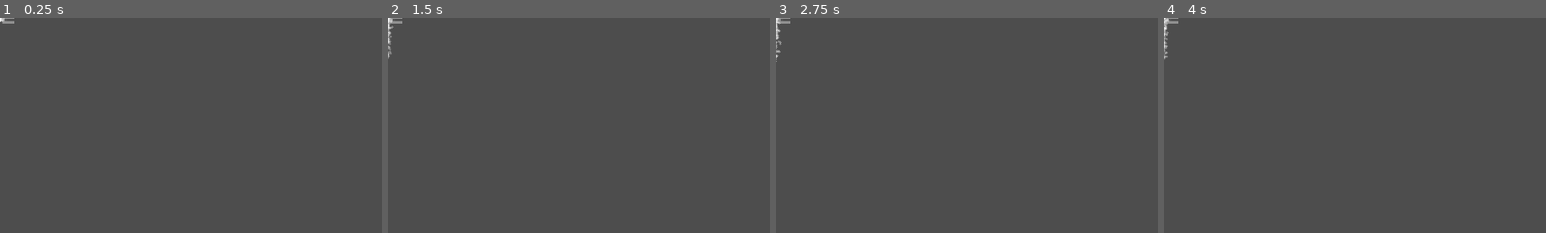
Above: before the commit, frames 1-4 (left to right).
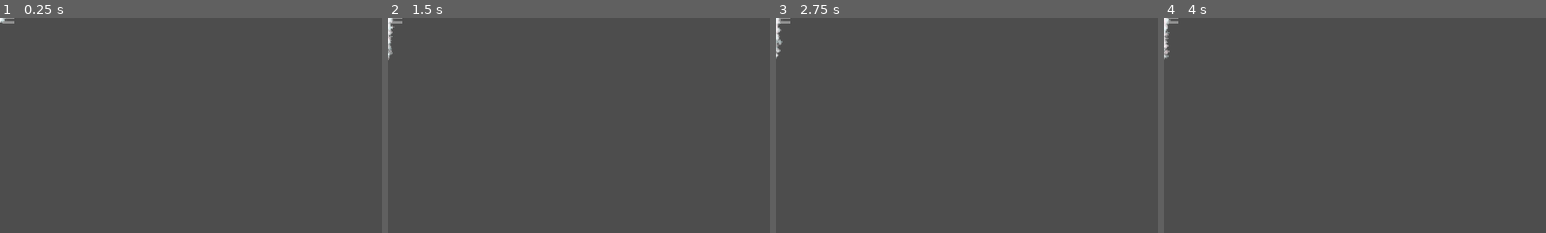
Above: after the commit, the same moments.

Repository: Euangg/SpotLight_ItTakesTwo
Game: Godot game, scene res://element/Bullet.tscn
The game is run twice, just before and just after one commit, with the same random seed, the same clock (stepped at 60 frames per second) and the same inputs. The project has no main scene, so this scene is started directly.
Inputs:
- Up to frame 1 (0.25 s): no input
- Up to frame 2 (1.5 s): tap Enter at 0.5 s; tap Space at 1.25 s
- Up to frame 3 (2.75 s): tap Enter at 2 s
- Up to frame 4 (4 s): tap Space at 2.75 s; tap Enter at 3.5 s
The pictures show only the part of the screen within x 0-50%, y 0-50%; the shares and areas given below are measured in that part.

The runs differ from the first frame. In frame 1, less than 0.1% of the frame differs, in the area x 0-2%, y 0-3%; in frame 2, 0.1%; in frame 3, 0.1%; in frame 4, 0.2%, in the area x 0-2%, y 0-19%.

Commit message:
伤害粒子

Diff:
--- a/Play_Fight.tscn
+++ b/Play_Fight.tscn
@@ -147,6 +147,8 @@
 
 [node name="NodeAmmo" type="Node2D" parent="."]
 
+[node name="NodeParticle" type="Node2D" parent="."]
+
 [node name="Item" parent="." instance=ExtResource("16_pdfe6")]
 position = Vector2(495, 12)
 
--- /dev/null
+++ b/effect/Firework.tscn
@@ -0,0 +1,29 @@
+[gd_scene load_steps=4 format=3 uid="uid://gfjmnunmn1uh"]
+
+[ext_resource type="Texture2D" uid="uid://f8aqg0yli2c4" path="res://assets/white-circle2.png" id="1_nekxo"]
+[ext_resource type="Script" uid="uid://c62m68i68olxa" path="res://effect/firework.gd" id="2_nekxo"]
+
+[sub_resource type="ParticleProcessMaterial" id="ParticleProcessMaterial_4avlm"]
+particle_flag_disable_z = true
+angle_min = -720.0
+angle_max = 720.0
+direction = Vector3(0, 0, 0)
+spread = 180.0
+initial_velocity_min = 10.23
+initial_velocity_max = 323.95
+gravity = Vector3(0, 98, 0)
+scale_max = 2.0
+hue_variation_min = -0.05
+hue_variation_max = 0.05
+
+[node name="Firework" type="GPUParticles2D"]
+emitting = false
+amount = 300
+texture = ExtResource("1_nekxo")
+one_shot = true
+explosiveness = 1.0
+fixed_fps = 60
+process_material = SubResource("ParticleProcessMaterial_4avlm")
+script = ExtResource("2_nekxo")
+
+[connection signal="finished" from="." to="." method="_on_finished"]
--- /dev/null
+++ b/effect/firework.gd
@@ -0,0 +1,12 @@
+extends GPUParticles2D
+
+var timer:float=0
+func _ready() -> void:
+	emitting=true
+
+func _process(delta: float) -> void:
+	timer+=delta
+	modulate.a=1-(timer-0.2)/0.8
+
+func _on_finished() -> void:
+	queue_free()
--- a/element/Bullet.tscn
+++ b/element/Bullet.tscn
@@ -12,6 +12,9 @@
 emission_shape = 1
 emission_sphere_radius = 2.0
 gravity = Vector3(0, 98, 0)
+scale_max = 2.0
+hue_variation_min = -0.02
+hue_variation_max = 0.02
 
 [node name="Bullet" type="Area2D"]
 scale = Vector2(3, 3)
@@ -31,6 +34,7 @@
 amount = 150
 texture = ExtResource("3_8qyqg")
 randomness = 0.1
+fixed_fps = 60
 process_material = SubResource("ParticleProcessMaterial_cua4m")
 
 [node name="Timer" type="Timer" parent="."]
--- a/element/Character.tscn
+++ b/element/Character.tscn
@@ -174,3 +174,6 @@
 stream = ExtResource("3_lcuhw")
 volume_db = 10.0
 pitch_scale = 3.0
+
+[node name="Marker2D_Blood" type="Marker2D" parent="."]
+position = Vector2(0, -28)
--- a/element/bullet.gd
+++ b/element/bullet.gd
@@ -2,7 +2,7 @@
 extends Area2D
 
 const SFX_HIT = preload("res://sfx/sfx_hit.tscn")
-
+const FIREWORK = preload("res://effect/Firework.tscn")
 var velocity:Vector2
 var from:Player
 var stunTime:float
@@ -33,6 +33,10 @@
 			player.f_=power*velocity.normalized()
 			var sfx=SFX_HIT.instantiate()
 			player.add_child(sfx)
+			var blood=FIREWORK.instantiate()
+			blood.position=body.marker_blood.global_position
+			blood.modulate=from.hitModulate
+			Global.nodeParticle.add_child(blood)
 
 
 func _on_timer_timeout() -> void:
--- a/element/character.gd
+++ b/element/character.gd
@@ -34,6 +34,7 @@
 var showGhost:bool=false
 var ghost_timer=0.0
 var ammoModulate=0xffc2c2
+var hitModulate=0xffc2c2
 
 @export var id:int=0
 @export var input_w:StringName
@@ -48,15 +49,18 @@
 @onready var animation_player: AnimationPlayer = $AnimationPlayer
 @onready var timerStun: Timer =$Timer_Stun
 @onready var sfx_run: AudioStreamPlayer2D = $SFX_Run
+@onready var marker_blood: Marker2D = $Marker2D_Blood
 
 func _ready() -> void:
 	match id:
 		0:
 			sprite_2d.texture=CHA_1
 			ammoModulate=0xffc2c2ff
+			hitModulate=0xffaaaaff
 		1:
 			sprite_2d.texture=CHA_2
 			ammoModulate=0xc2c2ffff
+			hitModulate=0xaaaaffff
 	spawnPos_=global_position
 
 func _process(delta: float) -> void:
@@ -169,7 +173,10 @@
 				if Input.is_action_just_pressed(input_w):
 					if skyJumpNum_>0:
 						skyJumpNum_=0
-						Jump()
+						var sfx=SFX_AWAKE.instantiate()
+						add_child(sfx)
+						velocity.y=-400
+						showGhost=true
 			State.FALL:
 				velocity.x=inputX*speedRun
 				if Input.is_action_just_pressed(input_w):
--- a/global.gd
+++ b/global.gd
@@ -3,6 +3,7 @@
 @onready var area_2d: Area2D = $Area2D
 
 var nodeAmmo:Node2D
+var nodeParticle:Node2D
 
 func _on_area_2d_area_exited(area: Bullet) -> void:
 	area.timer.start(2)
--- a/play_fight.gd
+++ b/play_fight.gd
@@ -6,9 +6,11 @@
 @onready var character1: Player = $Character
 @onready var character2: Player = $Character2
 @onready var node_ammo: Node2D = $NodeAmmo
+@onready var node_particle: Node2D = $NodeParticle
 
 func _ready() -> void:
 	Global.nodeAmmo=node_ammo
+	Global.nodeParticle=node_particle
 
 func _physics_process(delta: float) -> void:
 	camera.global_position.y=(character1.global_position.y+character2.global_position.y)/2
Binary file added: assets/white-circle2.png
Not shown, added: assets/white-circle2.png.import
Not shown, added: effect/firework.gd.uid
